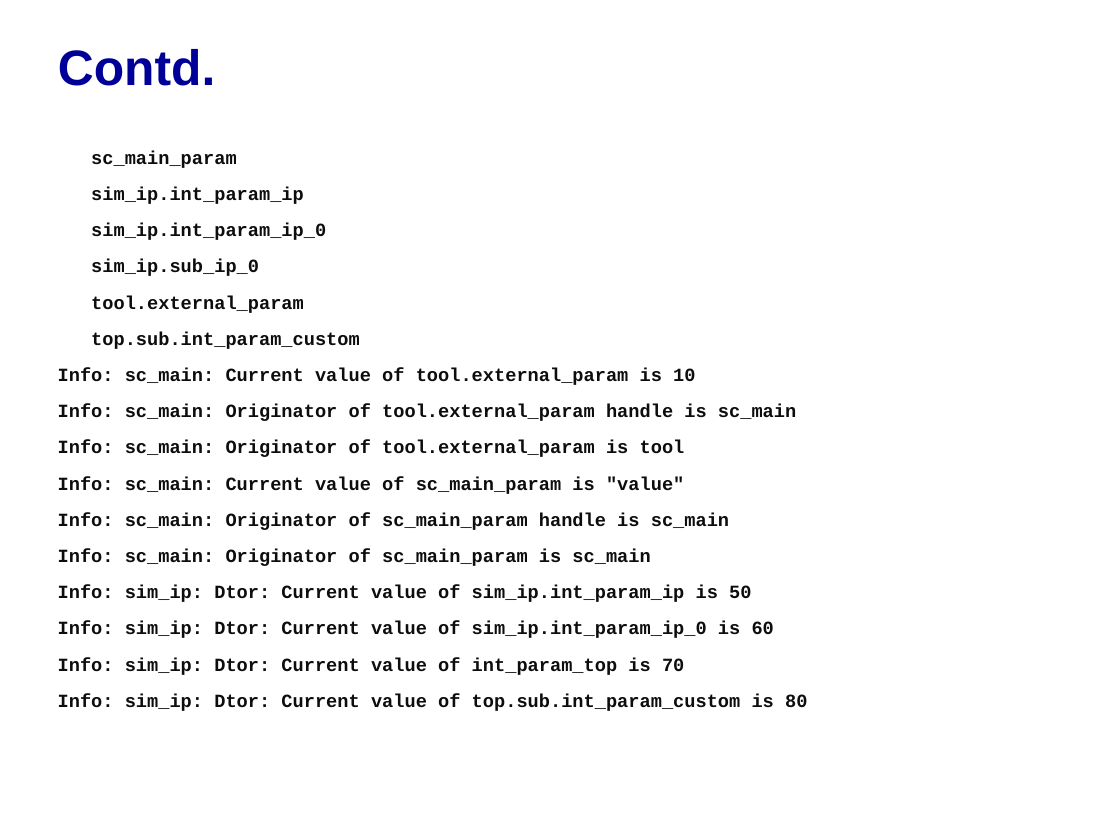
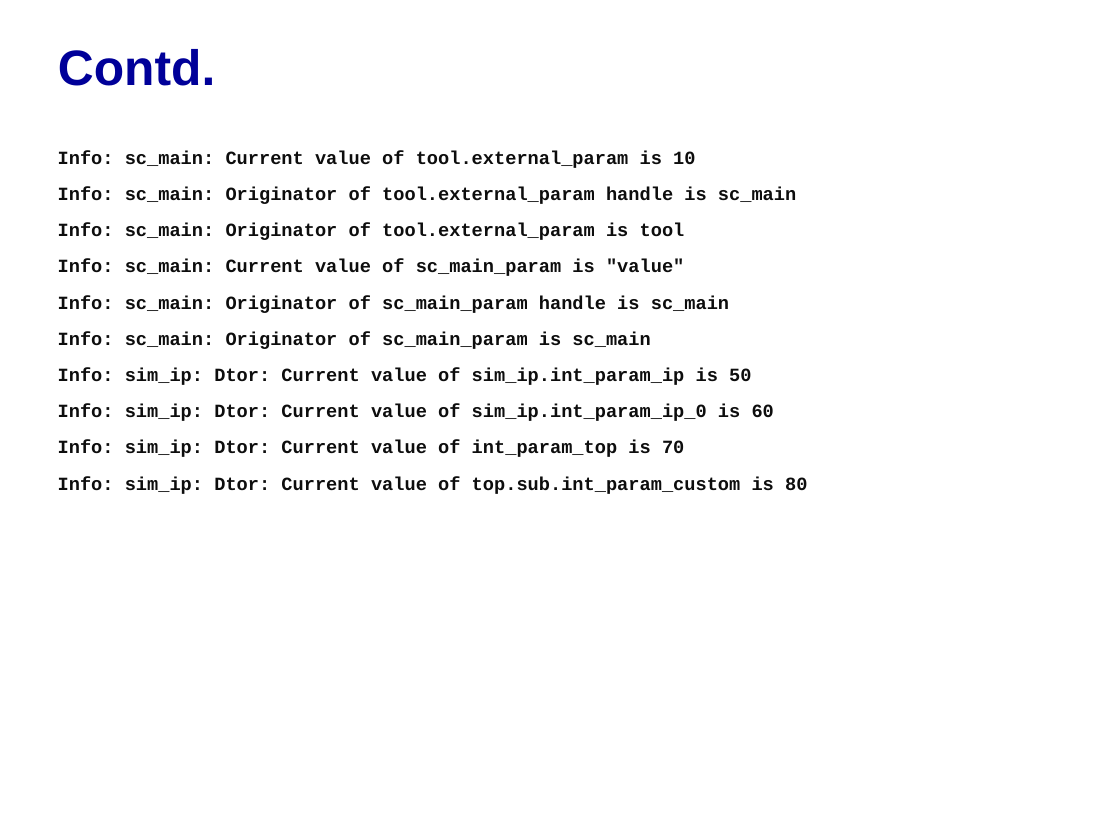
Before and after one commit to accellera-official/cci, a slide deck: slide 7 of examples/ex06_Parameter_Naming/docs/ex06_Parameter_Naming.ppt. Drawn at 1120x840 pixels with LibreOffice and Linux fonts; fonts in the diff are those of the drawing; background and template pictures are left out. Boxes give left, top, right and bottom in pixels: in the first picture for what was removed or moved away, otherwise in the second. Text is boxed around its words. In the diff, an @@ line names an element or a change of style, - is before the commit and + after.

```diff
--- a/examples/ex06_Parameter_Naming/docs/ex06_Parameter_Naming.ppt
+++ b/examples/ex06_Parameter_Naming/docs/ex06_Parameter_Naming.ppt
@@ text at box(91, 151, 360, 349): paragraphs removed @@
-sc_main_param
-sim_ip.int_param_ip
-sim_ip.int_param_ip_0
-sim_ip.sub_ip_0
-tool.external_param
-top.sub.int_param_custom
```
Also in this commit, not shown: 2 other slides changed, 11 other files.
